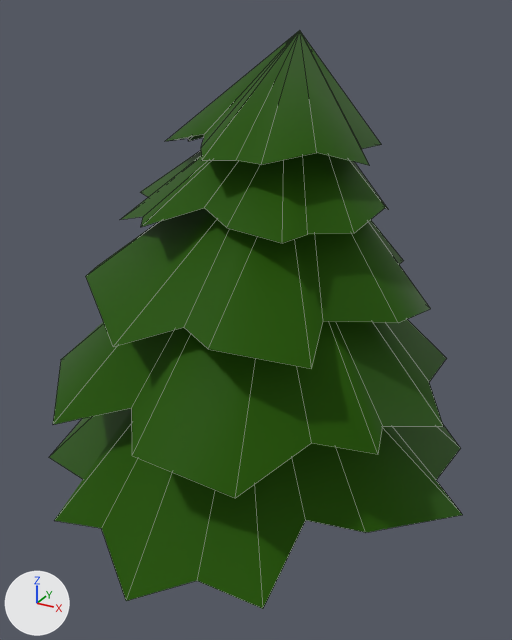
Before and after pictures for a commit that changed the Blender file Assets/Objects/tree.blend.
Before and after are seen from a camera (50 mm lens) standing at (1.83, -3.33, 2.99) and looking at (0.01, -0.01, 1.33). Arrows for +X, +Y and +Z are at lower left; the lights stay in place. Mesh edges are drawn as thin lines.
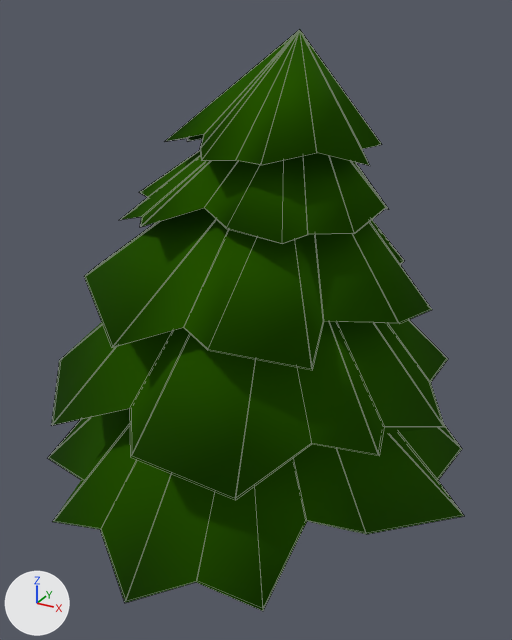
The edits, one by one:
In material 'Material' (mat_material), specular_ior_level goes from 0.128 to 0.0.
In material 'Material' (mat_material), sheen_weight goes from 0.0887 to 0.00788.
me_circle has 31 vertices, 19 faces and spans x -1.15..1.16, y -1.15..1.21, z -0.11..0.81.
me_circle is used by ob_circle; location (0.0, 0.0, 1.064); rotation (0.0, 0.0, 1.559), in degrees (0, 0, 89).
Verts and faces of me_circle; kept vertices keep their numbers, new ones are numbered from 31.
Before the commit, vertices of me_circle: 0 (0.02, 1.21, -0.11), 1 (-0.57, 1.01, 0.0) at pixel (60, 359), 2 (-1.02, 0.66, -0.1) at pixel (52, 424), 3 (-1.15, 0.01, 0.0) at pixel (132, 455), 4 (-1.08, -0.51, -0.09) at pixel (235, 498).
Before the commit, vertices of me_circle: 5 (-0.57, -0.99, 0.0) at pixel (378, 454), 6 (-0.02, -1.15, -0.1) at pixel (443, 426), 7 (0.58, -0.99, 0.0) at pixel (446, 358), 8 (0.8, -0.38, 0.04), 9 (1.16, 0.01, 0.0).
Before the commit, vertices of me_circle: 10 (1.01, 0.59, 0.0), 11 (0.65, 0.93, 0.1), 21 (-0.81, 0.29, 0.0) at pixel (131, 407), 23 (-0.26, 0.91, 0.0), 24 (0.97, 0.23, 0.0).
Before the commit, vertices of me_circle: 26 (0.25, -0.98, 0.0) at pixel (429, 382), 27 (-0.33, -0.92, 0.0) at pixel (382, 426), 28 (-0.65, -0.68, 0.0) at pixel (311, 443), 29 (0.57, -0.56, 0.15).
Part 1, on me_circle:
New faces: (0, 23, 1, 2, 21, 3, 4, 28, 5, 27, 6, 26, 7, 29, 8, 9, 24, 10, 11).
me_circle_004 has 20 vertices, 19 faces and spans x -1.41..0.91, y -1.07..1.28, z -0.19..1.01.
me_circle_004 is used by ob_circle_004; location (-0.028, 0.0, 2.373); rotation (0.0, 0.0, -1.685), in degrees (0, 0, -97); scale (0.509, 0.509, 0.509).
Verts and faces of me_circle_004; kept vertices keep their numbers, new ones are numbered from 20.
Before the commit, vertices of me_circle_004: 0 (-0.19, 1.28, -0.18) at pixel (369, 165), 1 (-0.82, 1.09, -0.09) at pixel (381, 144), 2 (-1.24, 0.73, -0.18), 3 (-1.41, 0.1, -0.09), 4 (-1.32, -0.43, -0.18).
Before the commit, vertices of me_circle_004: 5 (-0.84, -0.9, -0.1), 6 (-0.26, -1.07, -0.19) at pixel (188, 141), 7 (0.32, -0.91, -0.1) at pixel (164, 141), 8 (0.48, -0.28, -0.08) at pixel (200, 148), 9 (0.91, 0.09, -0.09) at pixel (201, 160).
Before the commit, vertices of me_circle_004: 10 (0.76, 0.67, -0.09) at pixel (261, 164), 11 (0.38, 1.02, 0.0) at pixel (316, 152), 13 (-1.12, 0.39, -0.11), 14 (-0.55, 1.0, -0.11) at pixel (361, 149), 15 (0.69, 0.32, -0.1) at pixel (235, 160).
Before the commit, vertices of me_circle_004: 16 (-0.04, -0.89, -0.11) at pixel (188, 138), 17 (-0.64, -0.83, -0.11), 18 (-0.95, -0.57, -0.11), 19 (0.21, -0.44, 0.01) at pixel (204, 133).
Part 2, on me_circle_004:
New faces: (0, 14, 1, 2, 13, 3, 4, 18, 5, 17, 6, 16, 7, 19, 8, 9, 15, 10, 11).
Object 'Circle' (ob_circle) gains a SOLIDIFY modifier named 'Solidify'.
Object 'Circle.001' (ob_circle_001) gains a SOLIDIFY modifier named 'Solidify'.
Object 'Circle.002' (ob_circle_002) gains a SOLIDIFY modifier named 'Solidify'.
Object 'Circle.003' (ob_circle_003) gains a SOLIDIFY modifier named 'Solidify'.
Object 'Circle.004' (ob_circle_004) gains a SOLIDIFY modifier named 'Solidify'.

Where the change shows, as pixel boxes (x1, y1, x2, y2) in the pictures (512 x 640 px):
'Circle', surface changed, reshaped, modifiers changed
    before: (53, 319, 447, 498)
    after: (51, 320, 448, 500)
'Circle.001', surface changed, modifiers changed
    before: (49, 408, 462, 609)
    after: (48, 408, 464, 611)
'Circle.002', surface changed, modifiers changed
    before: (86, 208, 431, 369)
    after: (84, 208, 432, 370)
'Circle.003', surface changed, modifiers changed
    before: (120, 150, 389, 243)
    after: (120, 150, 389, 244)
'Circle.004', surface changed, reshaped, modifiers changed
    before: (166, 30, 382, 166)
    after: (164, 29, 382, 166)
part 1 of me_circle, added
    after: (384, 427, 430, 434)
part 2 of me_circle_004, added
    after: (170, 134, 204, 142)
